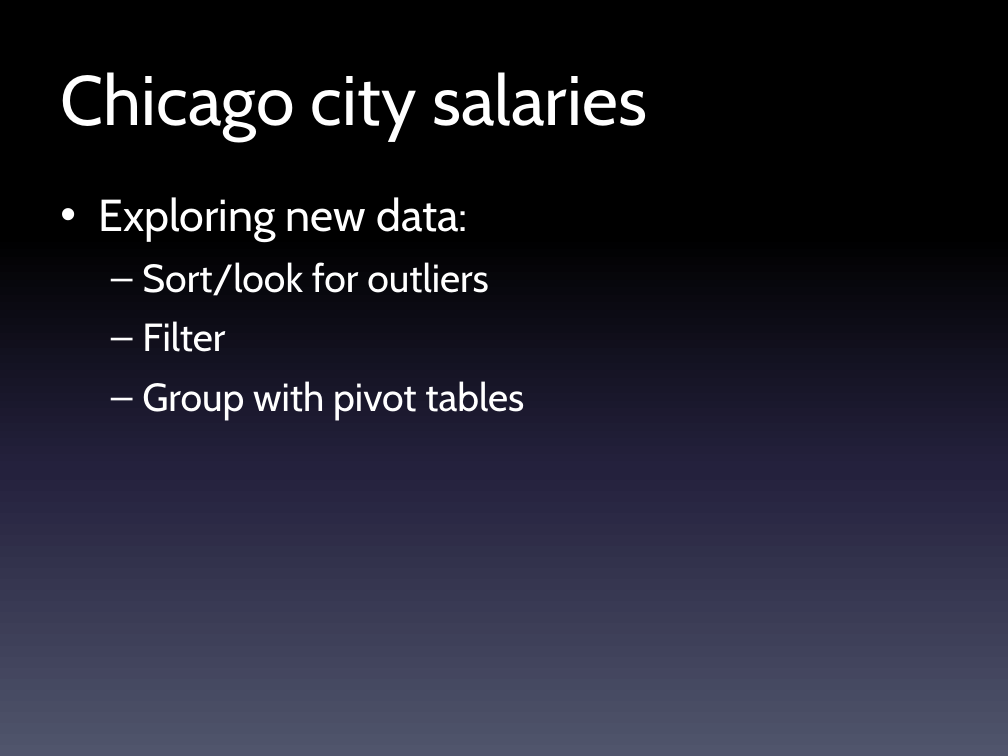
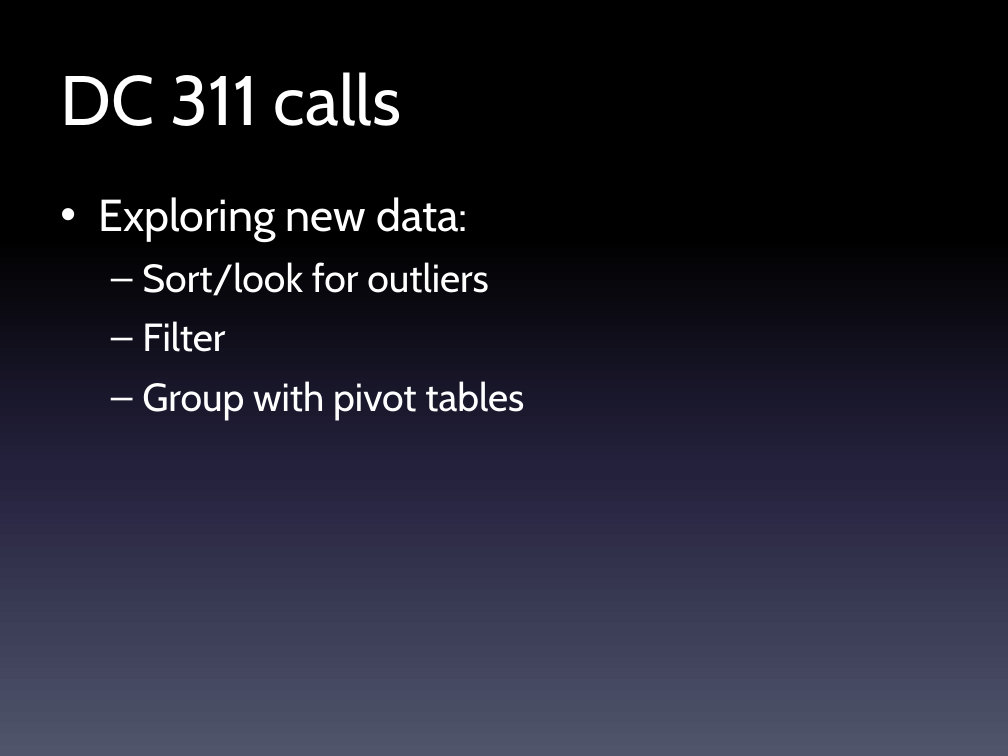
Before and after one commit to shmcminn/AU-data-spring2021, a slide deck: slide 12 of class3/analyzing_data_lecture.pptx. Drawn at 1008x756 pixels with LibreOffice and Linux fonts; fonts in the diff are those of the drawing. Boxes give left, top, right and bottom in pixels: in the first picture for what was removed or moved away, otherwise in the second. Text is boxed around its words. In the diff, an @@ line names an element or a change of style, - is before the commit and + after.

```diff
--- a/class3/analyzing_data_lecture.pptx
+++ b/class3/analyzing_data_lecture.pptx
@@ title at <box>60,72,401,126</box>: text changed @@
-Chicago city salaries
+DC 311 calls
```
Also in this commit, not shown: 3 other slides changed, 13 other files.
